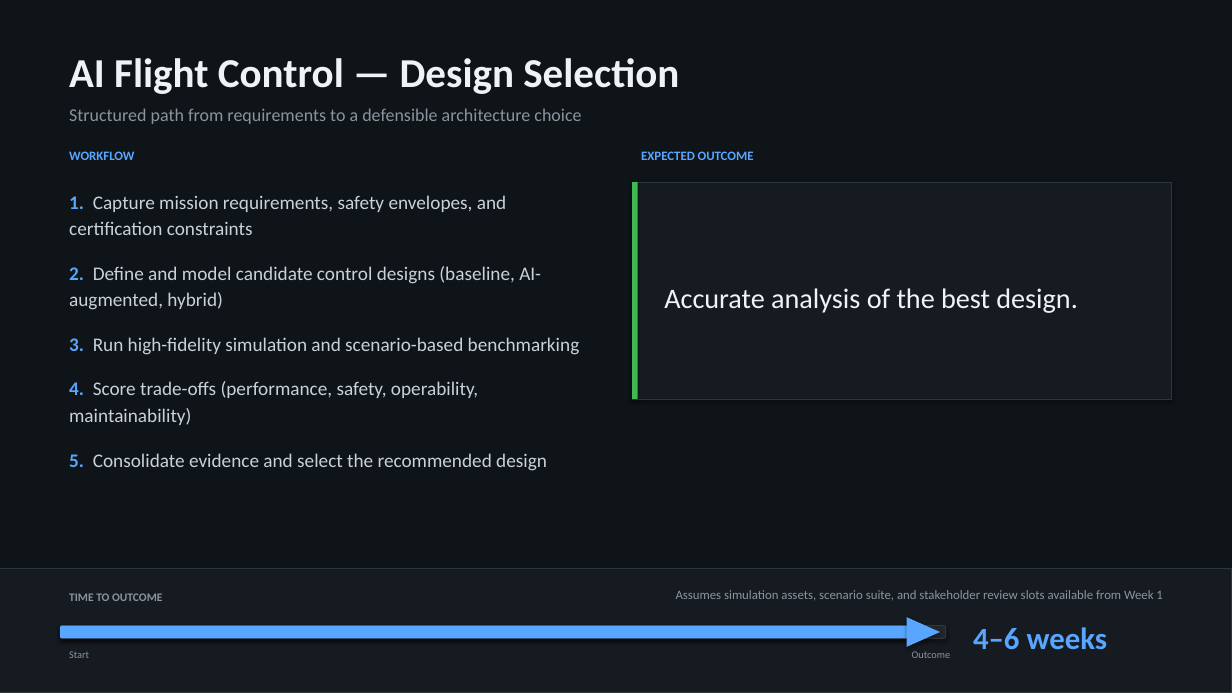
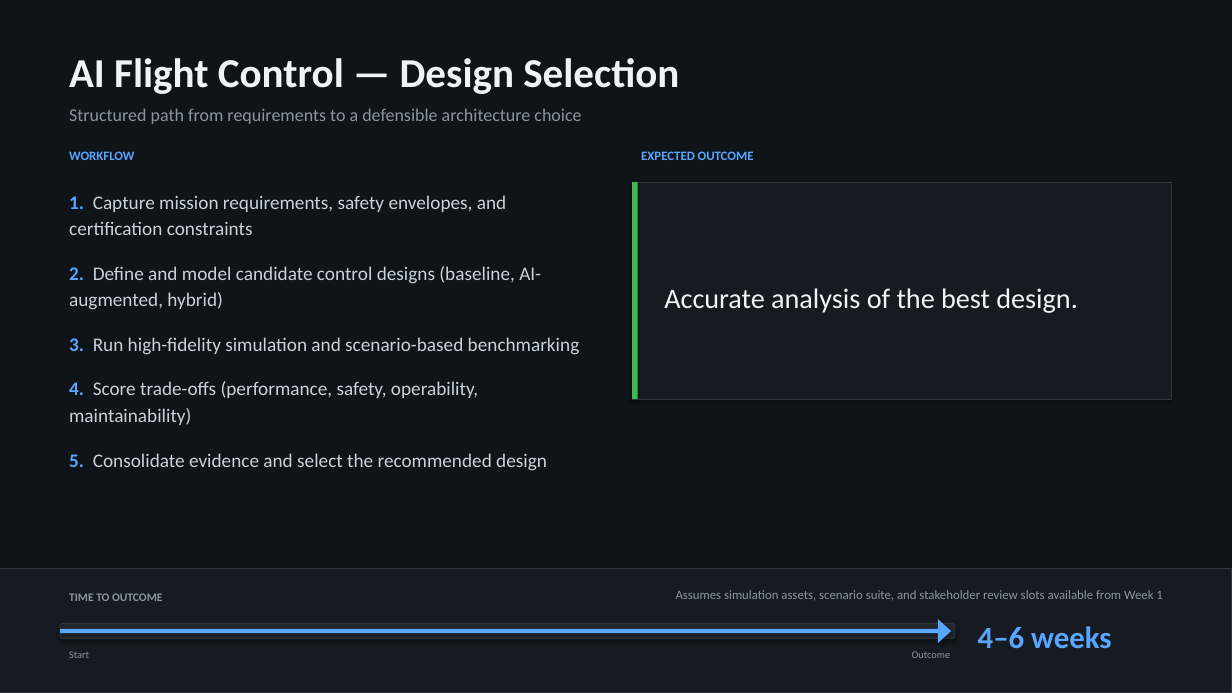
Before and after one commit to chaficjaber-maker/AI-flight-control, a slide deck: slide 1 of slides/ai-flight-control-design-slide.pptx. Drawn at 1232x693 pixels with LibreOffice and Linux fonts; fonts in the diff are those of the drawing. Boxes give left, top, right and bottom in pixels: in the first picture for what was removed or moved away, otherwise in the second. Text is boxed around its words. In the diff, an @@ line names an element or a change of style, - is before the commit and + after.

```diff
--- a/slides/ai-flight-control-design-slide.pptx
+++ b/slides/ai-flight-control-design-slide.pptx
@@ rounded rectangle: place and size @@
-rounded rectangle at [60,626,945,639]
+rounded rectangle at [60,624,955,639]
@@ right arrow: place and size @@
-right arrow at [60,626,913,639]
+right arrow at [60,619,951,643]
@@ right arrow at [60,619,951,643]: rounded rectangle to right arrow @@
@@ triangle removed at [907,617,940,647] @@
@@ text "4–6 weeks": place and size @@
-text "4–6 weeks" at [973,627,1107,650]
+text "4–6 weeks" at [978,626,1111,649]
```
Also in this commit, not shown: 1 other file.
